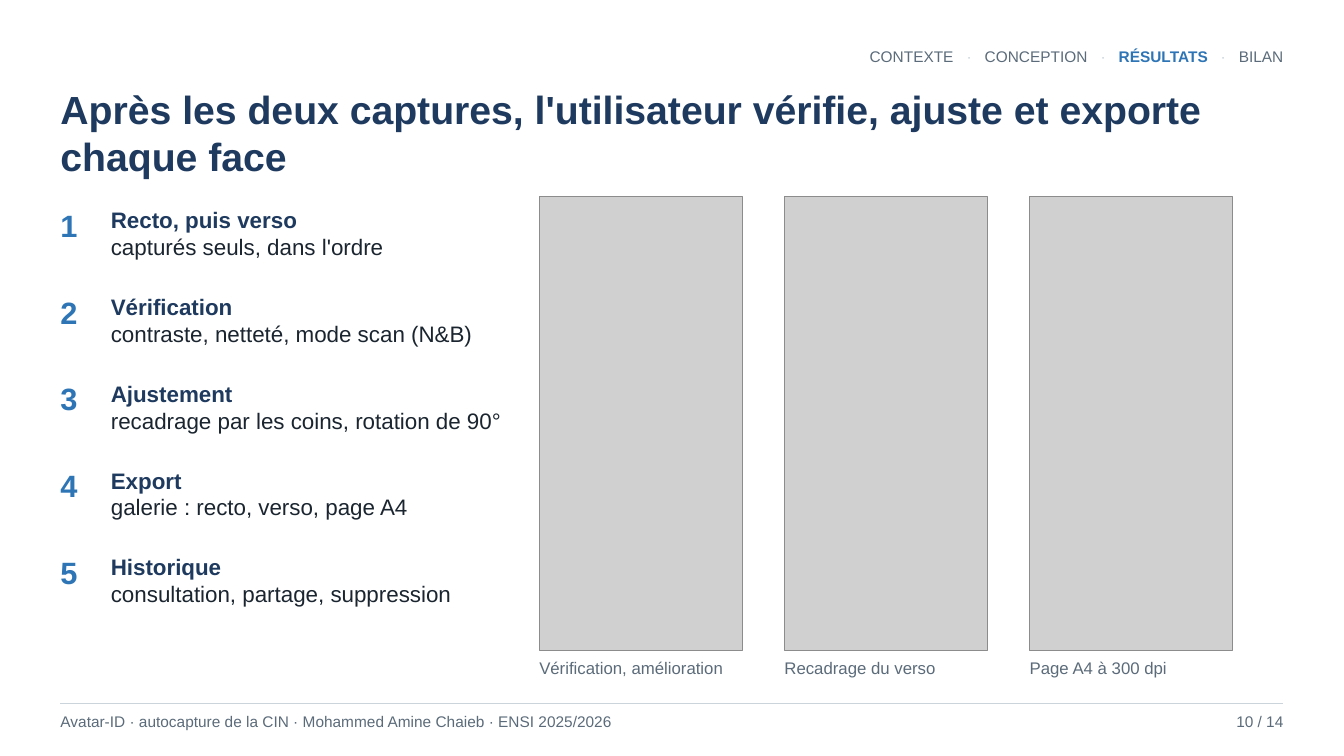
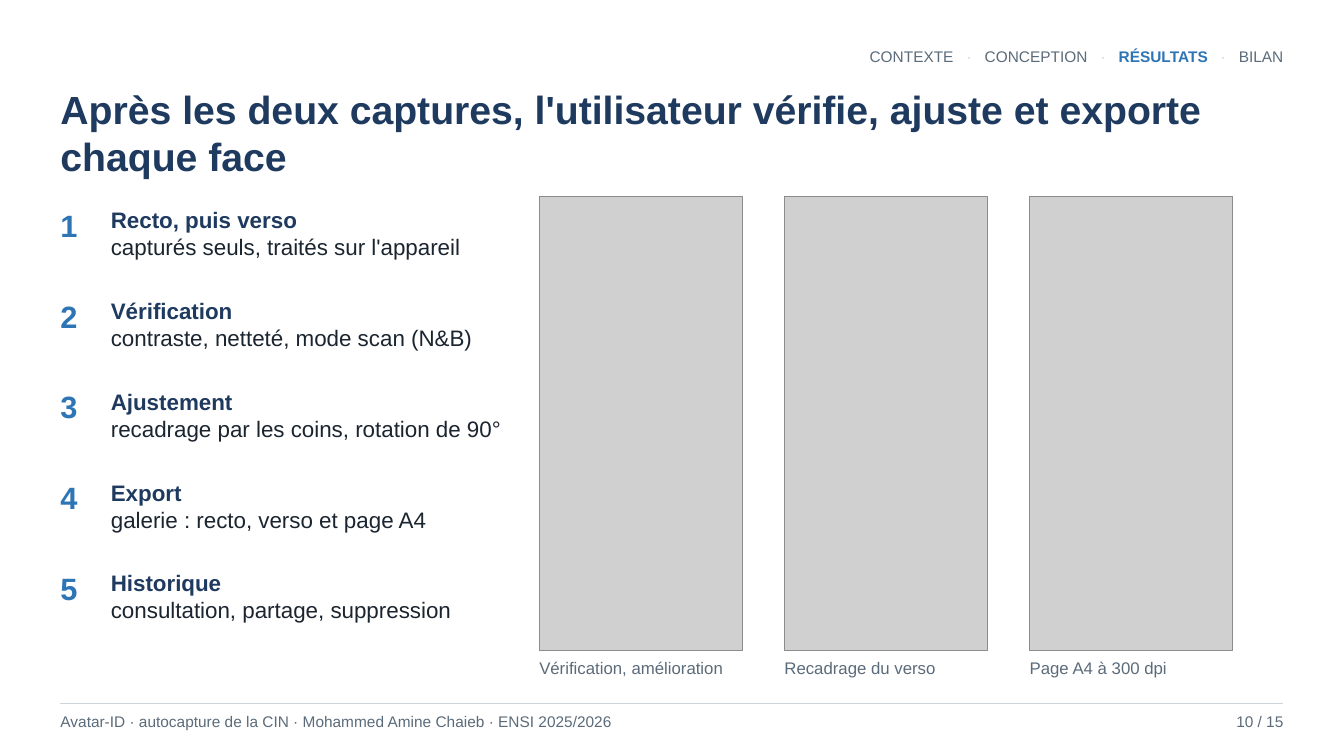
Before and after one commit to mohammedaminechaieb/detection_cin, a slide deck: slide 10 of Soutenance_Stage_ENSI_Final.pptx. Drawn at 1344x756 pixels with LibreOffice and Linux fonts; fonts in the diff are those of the drawing; grey boxes stand for pictures. Boxes give left, top, right and bottom in pixels: in the first picture for what was removed or moved away, otherwise in the second. Text is boxed around its words. In the diff, an @@ line names an element or a change of style, - is before the commit and + after.

```diff
--- a/Soutenance_Stage_ENSI_Final.pptx
+++ b/Soutenance_Stage_ENSI_Final.pptx
@@ text at (111, 238, 460, 260): text changed @@
-capturés seuls, dans l'ordre
+capturés seuls, traités sur l'appareil
@@ text "2": place and size @@
-text "2" at (60, 302, 77, 324)
+text "2" at (60, 306, 77, 328)
@@ text "Vérification": place and size @@
-text "Vérification" at (111, 298, 472, 347)
+text "Vérification" at (111, 302, 472, 351)
@@ 4 texts: place and size @@
-4 texts at (60, 385, 501, 520)
+4 texts at (60, 393, 501, 533)
@@ text at (111, 511, 426, 533): text changed @@
-galerie : recto, verso, page A4
+galerie : recto, verso et page A4
@@ text "5": place and size @@
-text "5" at (60, 563, 77, 585)
+text "5" at (60, 579, 77, 601)
@@ text "Historique": place and size @@
-text "Historique" at (111, 558, 451, 607)
+text "Historique" at (111, 574, 451, 623)
@@ text at (1236, 716, 1283, 727): text changed @@
-10 / 14
+10 / 15
```
Also in this commit, not shown: 13 other slides changed, 4 slides added, 3 slides removed, 3 other files.
